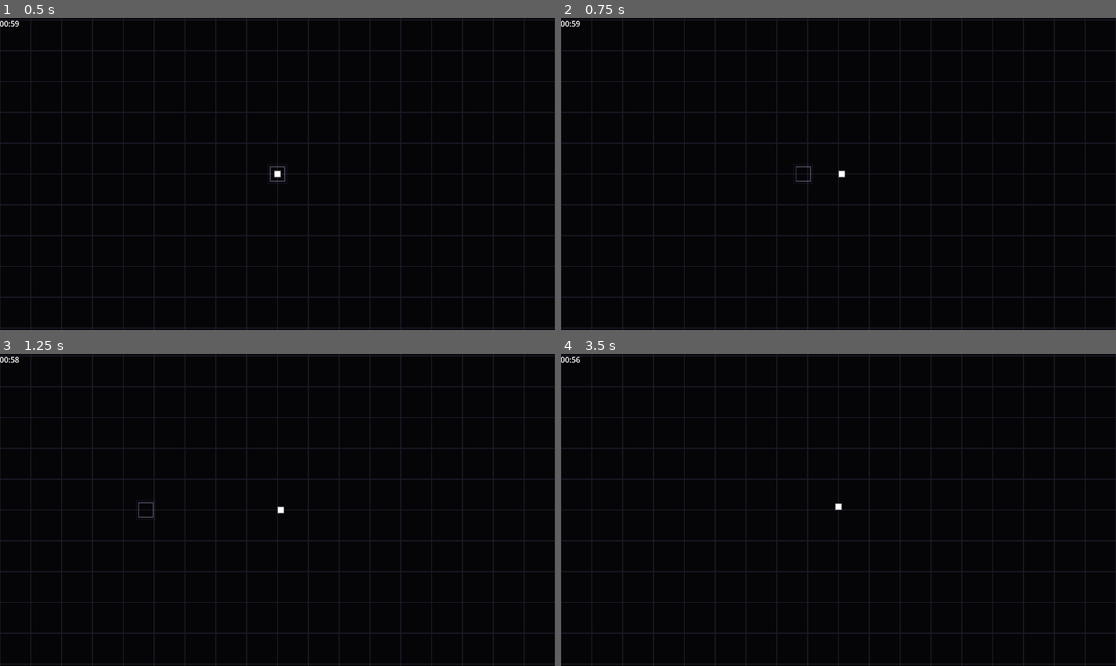
Above: before the commit, frames 1-4 (two rows, left to right).
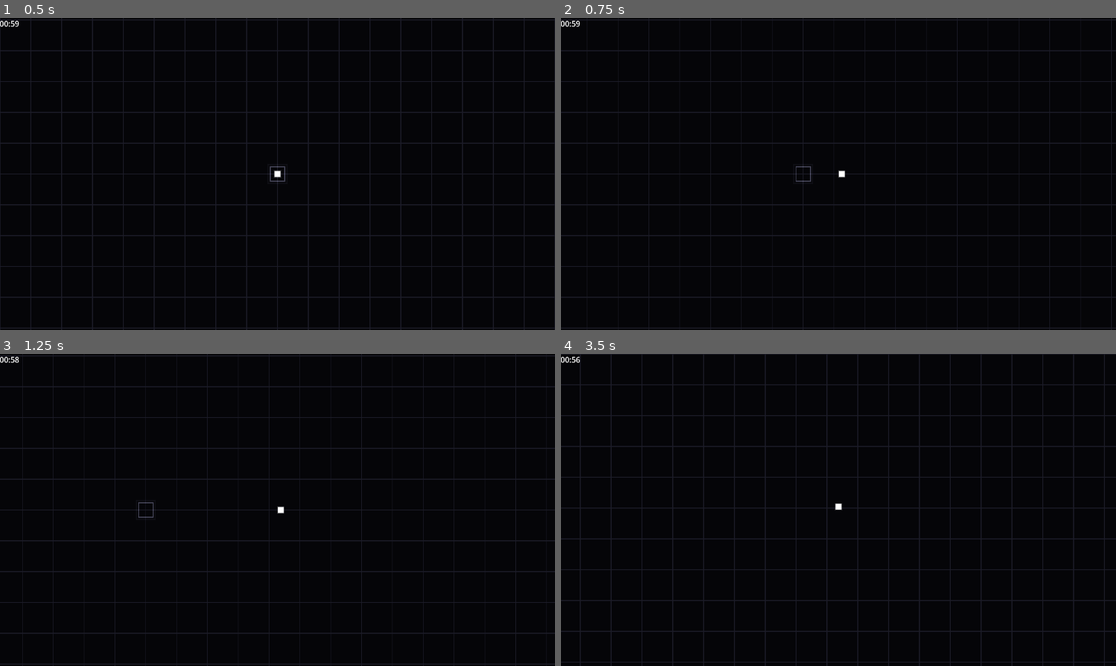
Above: after the commit, the same moments.

Repository: AnonymousXavier/ink-void
Game: Godot game, scene res://Scenes/world.tscn
Same seed, same stepped clock (60 frames per second), same inputs: the game is played once before the commit and once after it.
Inputs (mouse positions are in pixels of both pictures, inside the frame that each line leads up to):
- Up to frame 1 (0.5 s): no input
- Up to frame 2 (0.75 s): tap Enter at 0.5 s; move the mouse to (960, 158) at 0.52 s; hold Right (right) from 0.53 s (still down); tap Space (parry) at 0.6 s; click (960, 158) at 0.67 s
- Up to frame 3 (1.25 s): keep holding Right (right)
- Up to frame 4 (3.5 s): move the mouse to (727, 525) at 1.27 s; release Right (right) at 1.28 s; hold Down (down) 1.28-2.03 s; tap Shift (dash) at 1.35 s; tap Space (parry) at 1.55, 2, 2.1, 2.85 s; move the mouse to (894, 441) at 2.02 s; hold Right (right) 2.03-2.78 s; tap Enter at 2.75 s; move the mouse to (810, 572) at 2.77 s; hold Up (up) from 2.78 s (still down); click (810, 572) at 2.92 s

Frame 1 is identical in both runs. In frame 2, 2.9% of the frame differs, in the area x 0-100%, y 0-100%; in frame 3, 2.9%; in frame 4, 8.9%.

Commit message:
Fixed Enemy sharing data bug

Diff:
--- a/AutoLoads/Factories.gd
+++ b/AutoLoads/Factories.gd
@@ -50,7 +50,7 @@
 	var alignment_data = AlignmentData.new()
 	var velocity_data = VelocityData.new()
 	var stalker_data = StalkerData.new()
-	var projectile_weapon_data = Stats.projectile_weapon_datas[type]
+	var projectile_weapon_data = Stats.projectile_weapon_datas[type].duplicate(true)
 
 	velocity_data.speed = 100.0
 	render_data.texture = Cache.textures_dict[type]
--- a/Resources/ProjectileWeaponData.gd
+++ b/Resources/ProjectileWeaponData.gd
@@ -12,13 +12,3 @@
 var is_aiming: bool = false
 var aim_timer: float = 0.0
 var aim_duration: float = 0.8 # Takes 0.8 seconds to lock on and fire
-
-func clone() -> ProjectileWeaponData:
-	var data_clone = ProjectileWeaponData.new()
-
-	data_clone.attack_range = attack_range
-	data_clone.damage = damage
-	data_clone.fire_rate = fire_rate
-	data_clone.target_alignments = target_alignments
-
-	return data_clone
--- a/Shaders/modulo_background.gdshader
+++ b/Shaders/modulo_background.gdshader
@@ -6,7 +6,7 @@
 // The ECS Data
 uniform float camera_zoom = 1.0;
 uniform vec2 camera_position = vec2(0.0, 0.0);
-uniform vec2 screen_center = vec2(576.0, 324.0); // We must pass this from the engine
+uniform vec2 screen_center = vec2(576.0, 324.0);
 
 uniform float border_size = 1.0;
 uniform bool draw_border = true;
@@ -16,14 +16,14 @@
 uniform float bloom_intensity = 1.0;
 
 void fragment() {
-    // 1. Reverse-engineer the RenderingSystem math to find the true World Vector
+    // Reverse-engineer the RenderingSystem math to find the true World Vector
     vec2 world_pos = ((FRAGCOORD.xy - screen_center) / camera_zoom) + camera_position;
 
-    // 2. Calculate the grid lines using the pure world vector
+    // Calculate the grid lines using the pure world vector
     float x_mod = mod(world_pos.x, cell_width);
     float y_mod = mod(world_pos.y, cell_width);
 
-    // 3. Keep the border thickness sharp regardless of zoom level
+    // Keep the border thickness sharp regardless of zoom level
     float scaled_inc = (border_size / camera_zoom) / 2.0;
 
     if (x_mod < scaled_inc || x_mod > cell_width - scaled_inc || y_mod < scaled_inc || y_mod > cell_width - scaled_inc) {
--- /dev/null
+++ b/Systems/modulo_background.gd
@@ -0,0 +1,12 @@
+extends ColorRect
+
+var shader_material: ShaderMaterial
+
+func _ready() -> void:
+	shader_material = material
+	shader_material.set_shader_parameter("screen_center", get_viewport_rect().get_center())
+
+# Called every frame. 'delta' is the elapsed time since the previous frame.
+func _process(_delta: float) -> void:
+	shader_material.set_shader_parameter("camera_position", SceneInstances.camera.position)
+	shader_material.set_shader_parameter("zoom", SceneInstances.camera.zoom)
--- a/Systems/modulo_background.tscn
+++ b/Systems/modulo_background.tscn
@@ -1,6 +1,7 @@
 [gd_scene format=3 uid="uid://cyvgpheoid87g"]
 
 [ext_resource type="Shader" uid="uid://v56ql88ekg" path="res://Shaders/modulo_background.gdshader" id="1_30nv3"]
+[ext_resource type="Script" uid="uid://cx3gkkk4vl7ou" path="res://Systems/modulo_background.gd" id="2_qkynx"]
 
 [sub_resource type="ShaderMaterial" id="ShaderMaterial_qkynx"]
 shader = ExtResource("1_30nv3")
@@ -18,3 +19,4 @@
 material = SubResource("ShaderMaterial_qkynx")
 offset_right = 40.0
 offset_bottom = 40.0
+script = ExtResource("2_qkynx")
--- a/Systems/rendering_system.gd
+++ b/Systems/rendering_system.gd
@@ -19,22 +19,18 @@
 	# 1. Check if the world is frozen
 	var is_frozen = SceneInstances.time_scale < 1.0
 
-	# 2. Find the bullet we are holding (so we don't turn it gray!)
+	# Find the bullet we are holding (so its not gray)
 	var player_id = SceneInstances.entity_manager.player_id
 	var hijacked_id = -1
 
 	if is_frozen and player_id != -1:
 		var parry = SceneInstances.entity_manager.parry_components.get(player_id)
-		if parry:
-			hijacked_id = parry.hijacked_bullet_id
+		hijacked_id = parry.hijacked_bullet_id
 
 	# 3. Handle the Background Grid Shader
 	var bg_material = SceneInstances.BG.material as ShaderMaterial
-	if bg_material:
-		# If frozen, shift the grid lines to a dead gray. If normal, neon violet!
-		var grid_color = Color("333333") if is_frozen else Color("1c1c28")
-		bg_material.set_shader_parameter("border_color", grid_color)
-		# ... (keep your existing camera_pos and zoom bindings here)
+	var grid_color = Color("333333") if is_frozen else Color("1c1c28")
+	bg_material.set_shader_parameter("border_color", grid_color)
 
 	# 4. The Entity Loop
 	for entity_id in SceneInstances.entity_manager.render_components:
@@ -92,23 +88,25 @@
 		# We use 64 points to keep it perfectly smooth but highly optimized for mobile!
 		draw_arc(final_screen_pos, wave_data.radius * zoom, 0.0, TAU, Constants.TILE_SIZE * 0.5, flash_color, ring_thickness, true)
 
-	# THE LASER SIGHTS
+	# THE WEAPONS
 	var weapons = SceneInstances.entity_manager.projectile_weopon_components
 	if player_id != -1 and player_id in SceneInstances.entity_manager.transform_components:
 		var p_transform = SceneInstances.entity_manager.transform_components[player_id]
 		var player_screen_pos = screen_center + ((p_transform.position - camera_pos) * zoom)
 
 		for w_id in weapons:
-			var weapon = weapons[w_id]
-			if weapon.is_aiming and w_id in SceneInstances.entity_manager.transform_components:
+			if w_id in SceneInstances.entity_manager.transform_components:
 				var e_transform = SceneInstances.entity_manager.transform_components[w_id]
+				var weapon = weapons[w_id]
 				var enemy_screen_pos = screen_center + ((e_transform.position - camera_pos) * zoom)
 
-				# The laser intensifies as the timer drops to 0!
-				var charge_ratio = 1.0 - (weapon.aim_timer / weapon.aim_duration)
+				# THE LASER SIGHT
+				if weapon.is_aiming:
+					# The laser intensifies as the timer drops to 0!
+					var charge_ratio = 1.0 - (weapon.aim_timer / weapon.aim_duration)
 
-				# Starts faint red, becomes bright solid red
-				var laser_color = Color(1.0, 0.0, 0.0, 0.2 + (0.8 * charge_ratio))
-				var laser_thickness = (1.0 + (3.0 * charge_ratio)) * zoom
+					# Starts faint red, becomes bright solid red
+					var laser_color = Color(1.0, 0.0, 0.0, 0.2 + (0.8 * charge_ratio))
+					var laser_thickness = (0.5 + (2.0 * charge_ratio)) * zoom
 
-				draw_line(enemy_screen_pos, player_screen_pos, laser_color, laser_thickness, true)
+					draw_line(enemy_screen_pos, player_screen_pos, laser_color, laser_thickness, true)
Not shown, added: Systems/modulo_background.gd.uid
